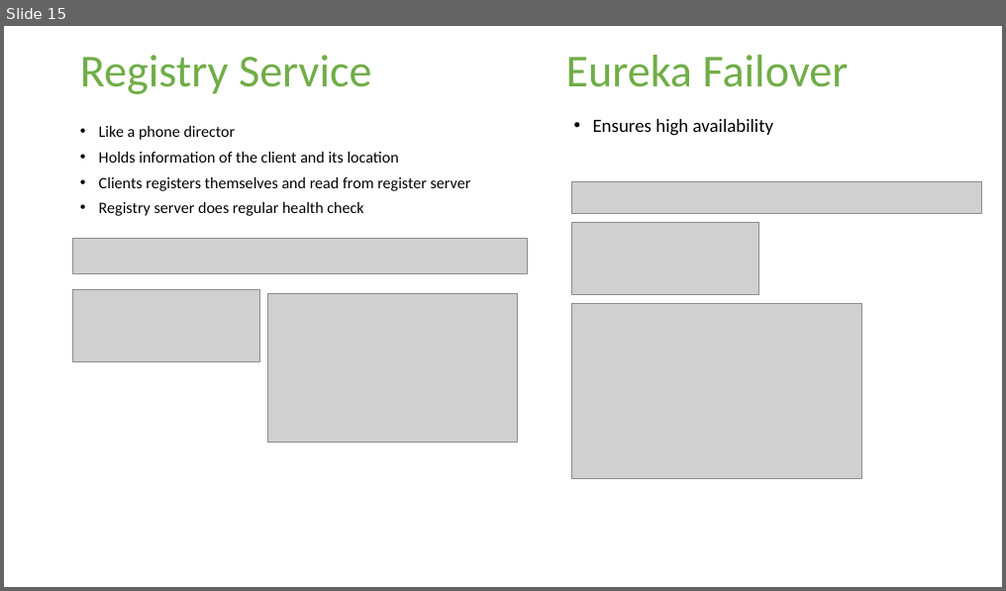
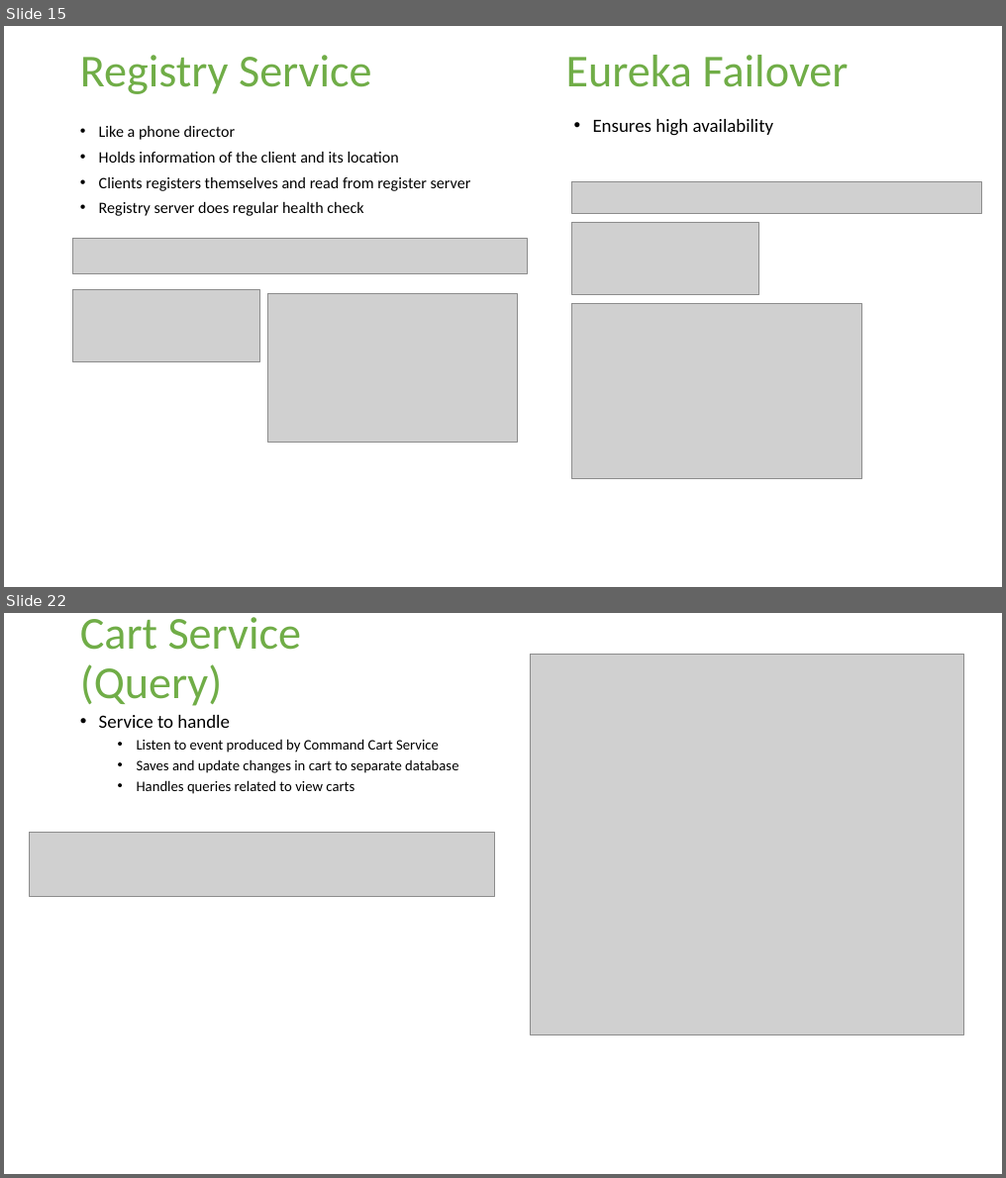
Before and after one commit to Technomax/Swa.WebStore, a slide deck: Documents/WebStore Presentation.pptx. Shown one above the other, each under a label of ours: slide 15 before the commit, slides 15 and 22 after it; the slides between them are not shown. The pictures are 1006x591 and 1006x1178 pixels, drawn with LibreOffice and Linux fonts; fonts in the diff are those of the drawing; grey boxes stand for pictures; background and template pictures are left out. Boxes give left, top, right and bottom in pixels: in the first picture for what was removed or moved away, otherwise in the second. Text is boxed around its words. In the diff, an @@ line names an element or a change of style, - is before the commit and + after.

```diff
--- a/Documents/WebStore Presentation.pptx
+++ b/Documents/WebStore Presentation.pptx
@@ slide 22 added at box(4, 613, 1002, 1174), background picture (left out) @@
@@ title added at box(80, 617, 302, 706), 44 pt, text #70AD47 @@
+Cart Service (Query)
@@ picture added at box(530, 655, 963, 1035) @@
@@ text added at box(99, 715, 458, 794), 14 pt, text #000000 @@
+• Service to handle
+  • Listen to event produced by Command Cart Service
+  • Saves and update changes in cart to separate database
+  • Handles queries related to view carts
@@ picture added at box(29, 833, 494, 896) @@
```
Also in this commit, not shown: 1 slide changed, 10 other slides added, 11 other files.
